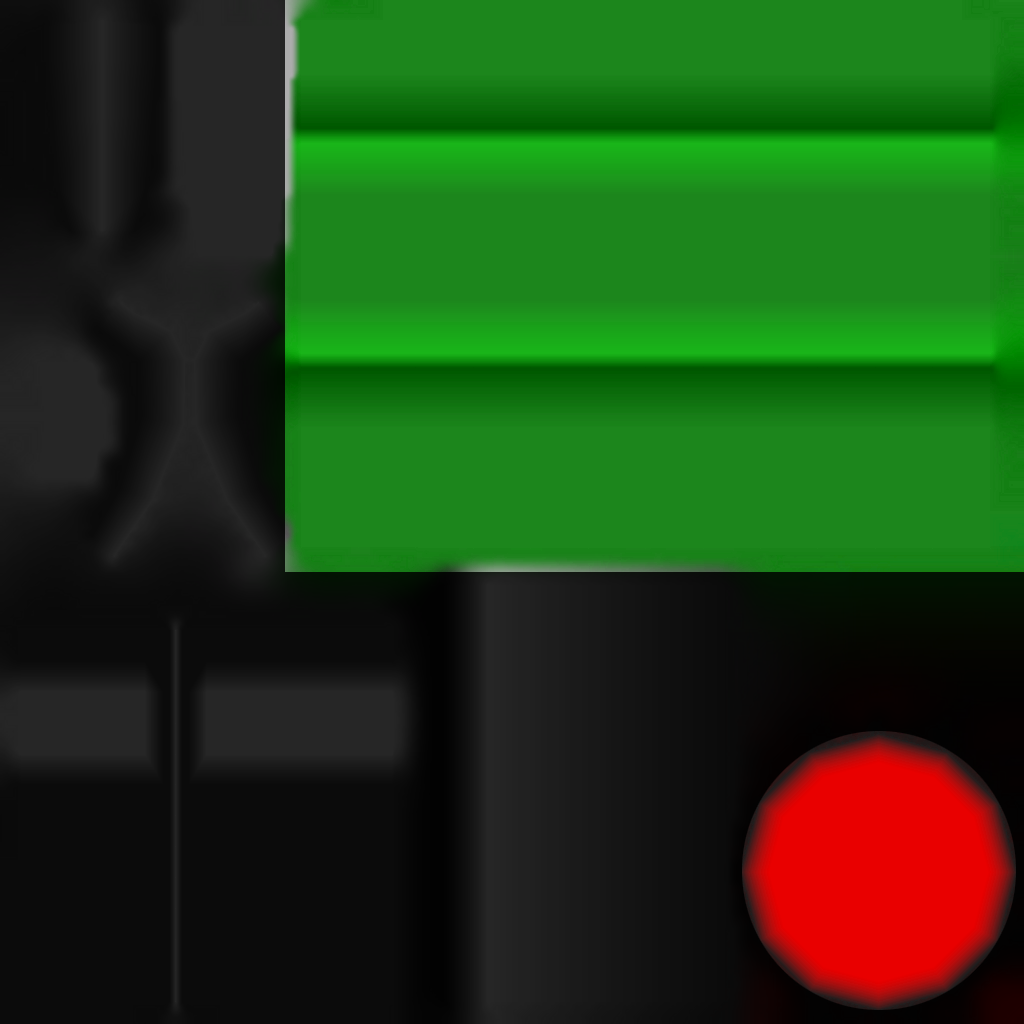
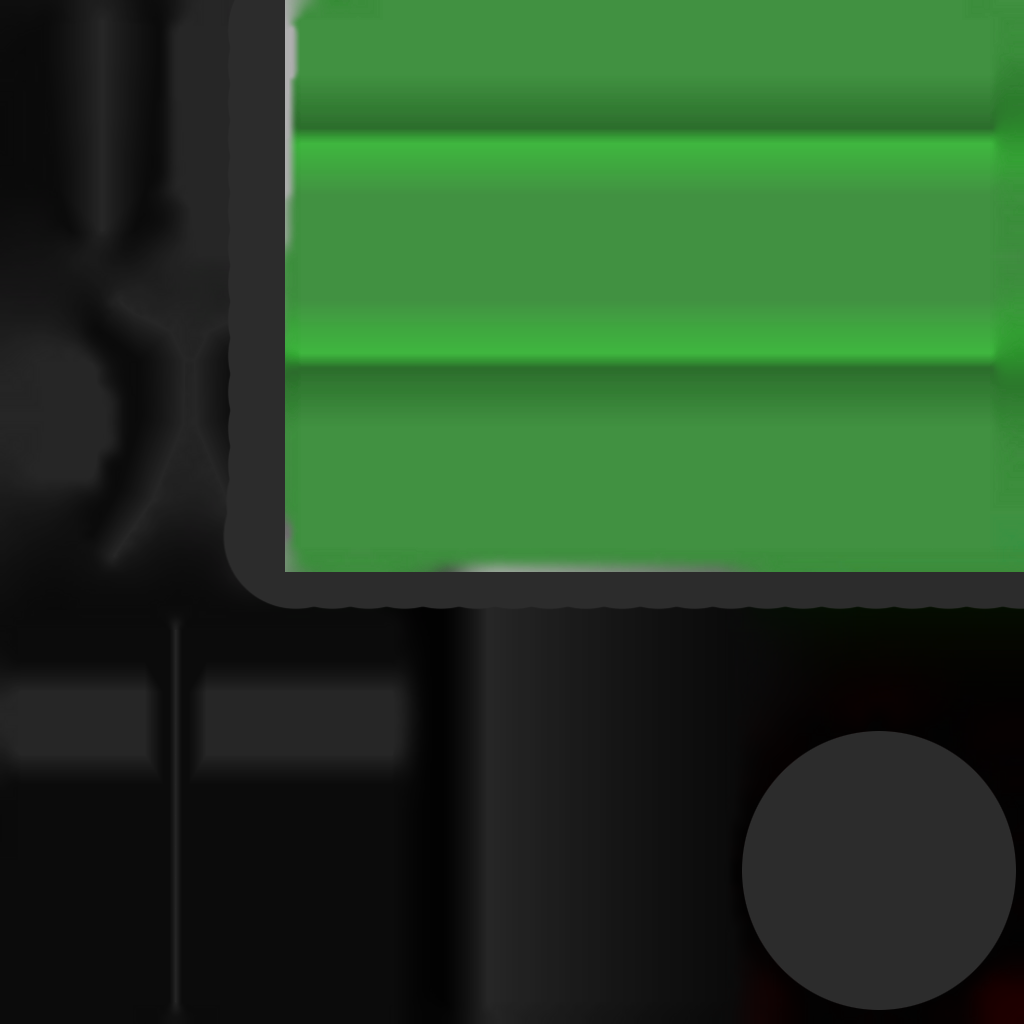
Layers edited between the first and the second 1024×1024 image:
painted on "Layer 4 copy 2" over [223, 0, 1024, 610]
